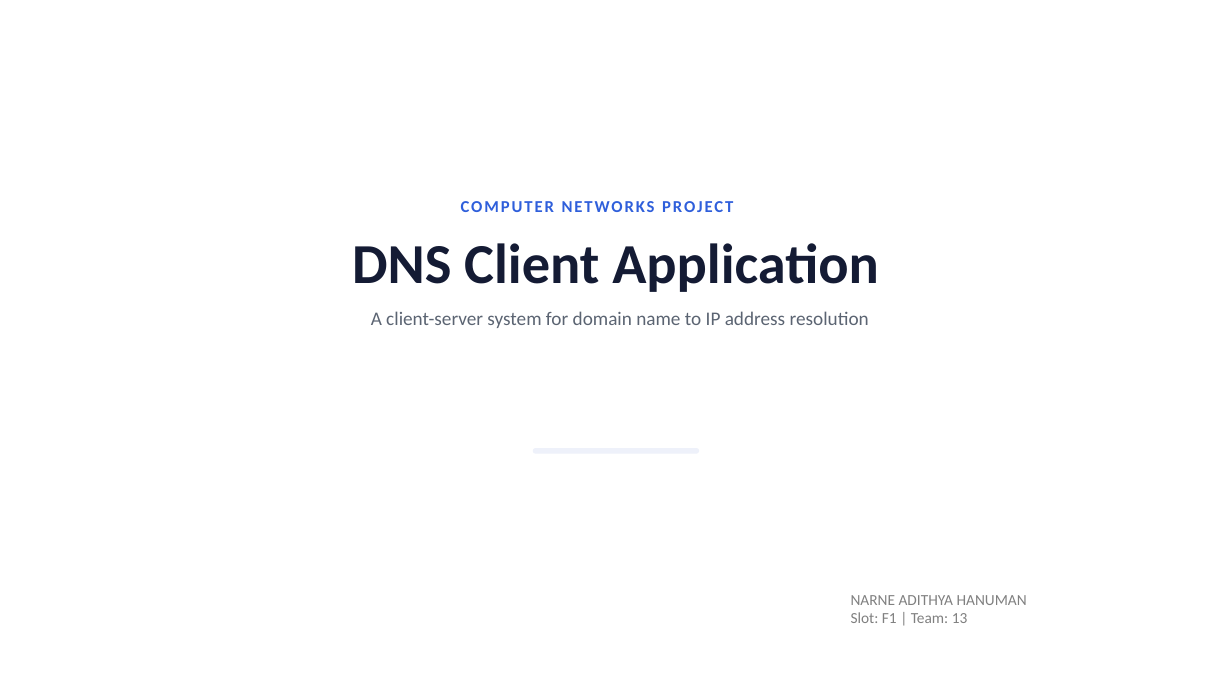
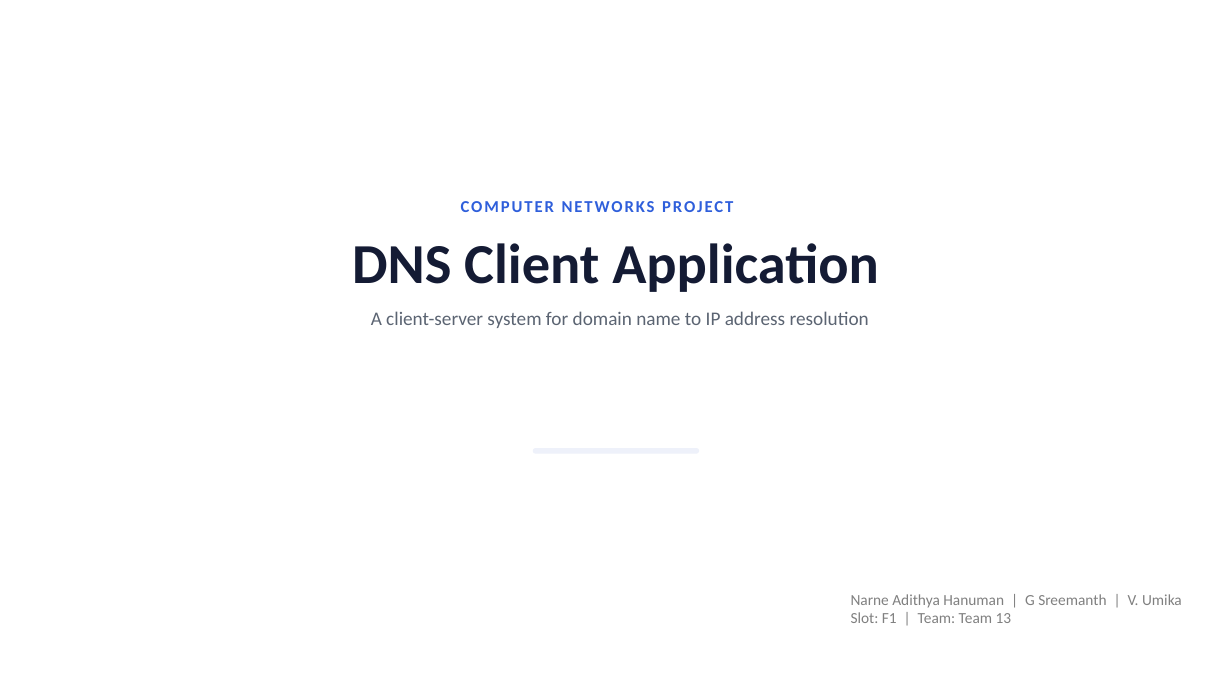
Before and after one commit to adithyahanuman/DNS-Client, a slide deck: slide 1 of docs/F1_Team13_PPT.pptx. Drawn at 1232x693 pixels with LibreOffice and Linux fonts; fonts in the diff are those of the drawing. Boxes give left, top, right and bottom in pixels: in the first picture for what was removed or moved away, otherwise in the second. Text is boxed around its words. In the diff, an @@ line names an element or a change of style, - is before the commit and + after.

Commit message:
docs: update team members in README and presentation (Slot: F1, Team: Team 13)

```diff
--- a/docs/F1_Team13_PPT.pptx
+++ b/docs/F1_Team13_PPT.pptx
@@ text at bbox=[851, 594, 1182, 623]: text changed @@
-NARNE ADITHYA HANUMAN
-Slot: F1 | Team: 13
+Narne Adithya Hanuman | G Sreemanth | V. Umika
+Slot: F1 | Team: Team 13
```
Also in this commit, not shown: 1 other file.
